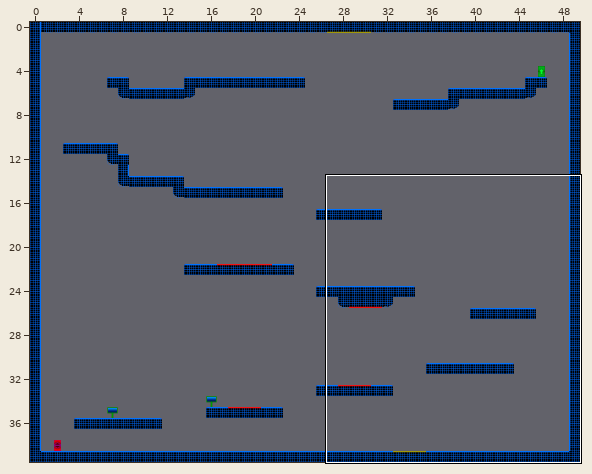
Tiled map: Game/data/maps/TestComplete.tmx. The first picture is a wide view before the edit; the outline marks the close-up.
Close-up. Before the edit:
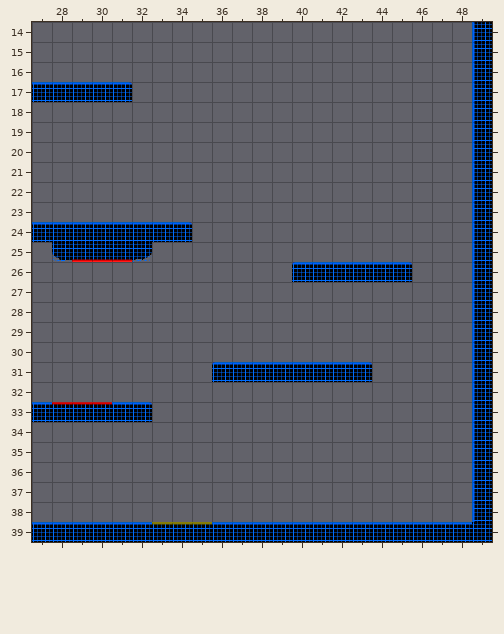
Cells are 32x32 px. Shown: x 27..49, y 14..39. The commit also changed other parts of the map, which this record leaves out.
After the commit:
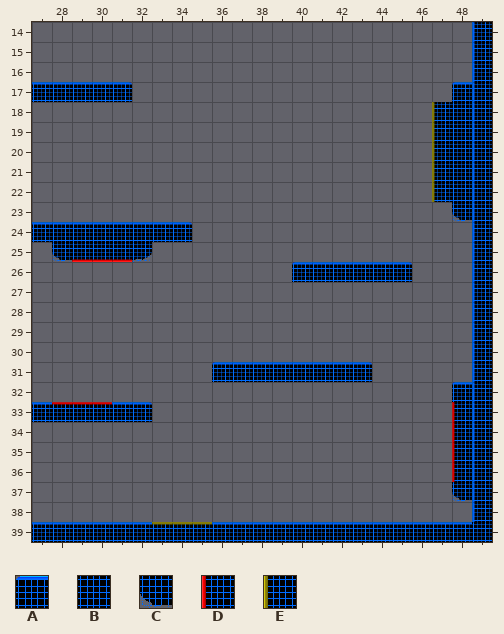
Key: from "TestTile": A 0, B 7, C 12, D 24, E 27.
_ is an empty cell.
What changed:
Layer "Livello tile 1":
There is now tile A in row 17 at x 48; in row 32 at x 48.
There is now tile B in rows 18 to 22 at x 48.
There is now tile C in row 23 at x 48; in row 37 at x 48.
There is now tile D in rows 33 to 36 at x 48.
There is now tile E in rows 18 to 22 at x 47.
